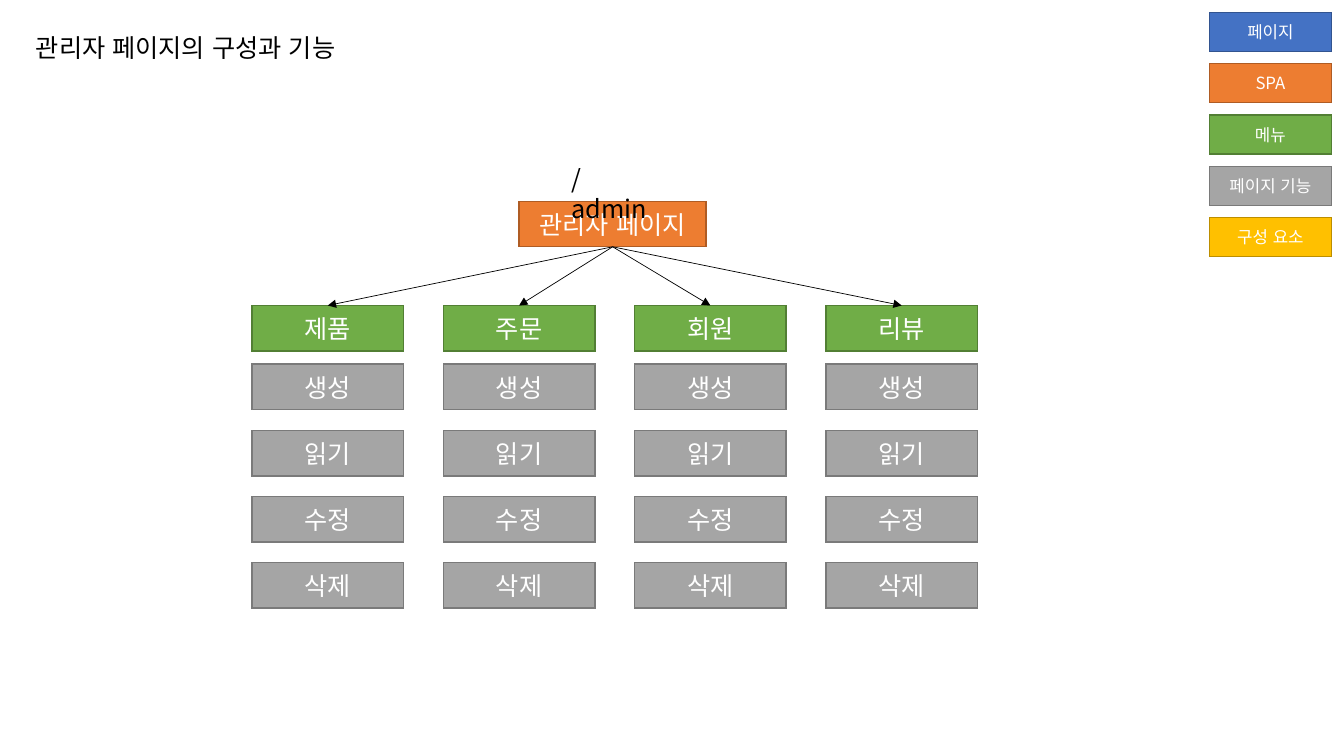
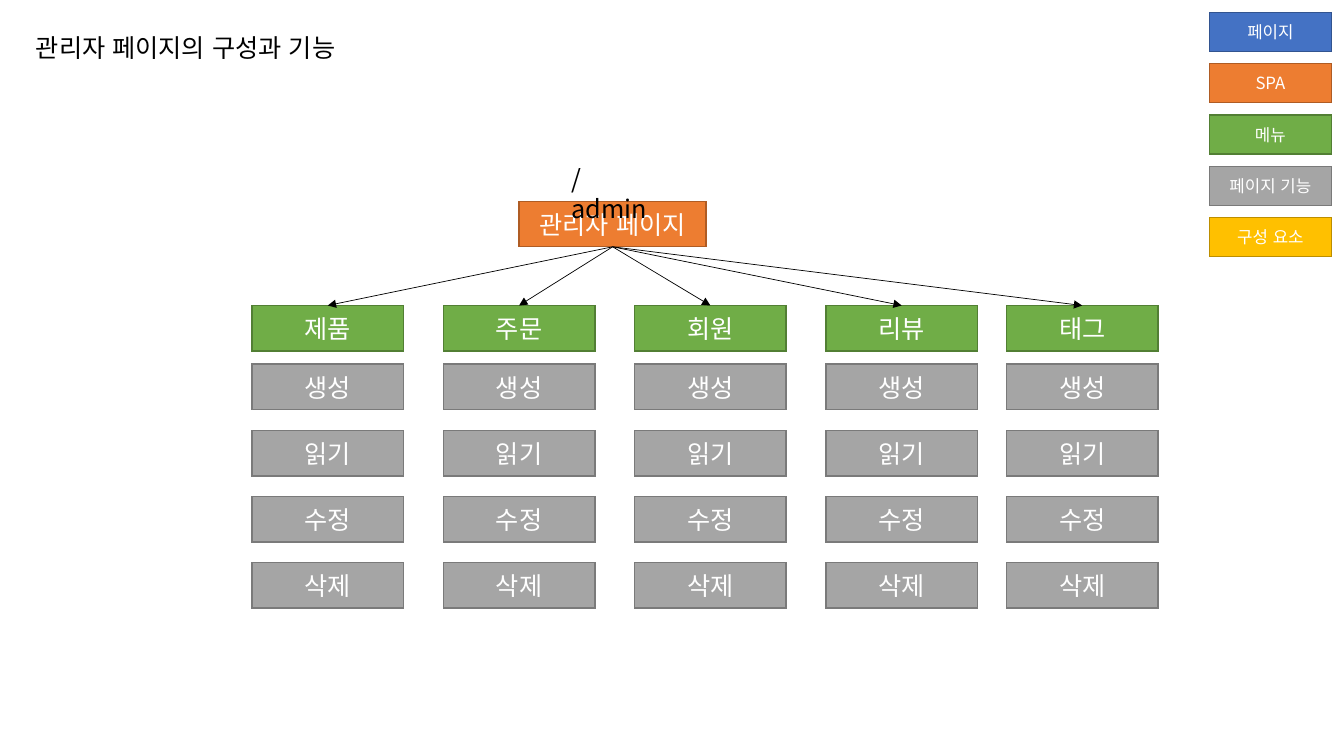
Before and after one commit to jihunz/HiSnack, a slide deck: slide 4 of document/ppt/Hi Snack! 페이지 구성.pptx. Drawn at 1344x756 pixels with LibreOffice and Linux fonts; fonts in the diff are those of the drawing. Boxes give left, top, right and bottom in pixels: in the first picture for what was removed or moved away, otherwise in the second. Text is boxed around its words. In the diff, an @@ line names an element or a change of style, - is before the commit and + after.

Commit message:
docs: 페이지 구성 ppt 수정(태그 페이지)

```diff
--- a/document/ppt/Hi Snack! 페이지 구성.pptx
+++ b/document/ppt/Hi Snack! 페이지 구성.pptx
@@ arrow added from (613, 247) to (1083, 306), #000000 0.5 pt @@
@@ rectangle added at (1006, 306, 1157, 351), fill #70AD47, outline #538035 1 pt, 18 pt, text #FFFFFF @@
+태그
@@ rectangle added at (1006, 364, 1157, 409), fill #A5A5A5, outline #7A7A7A 1 pt, 18 pt, text #FFFFFF @@
+생성
@@ rectangle added at (1006, 431, 1157, 476), fill #A5A5A5, outline #7A7A7A 1 pt, 18 pt, text #FFFFFF @@
+읽기
@@ rectangle added at (1006, 496, 1157, 541), fill #A5A5A5, outline #7A7A7A 1 pt, 18 pt, text #FFFFFF @@
+수정
@@ rectangle added at (1006, 563, 1157, 608), fill #A5A5A5, outline #7A7A7A 1 pt, 18 pt, text #FFFFFF @@
+삭제
```
Also in this commit, not shown: 2 other slides changed, 1 slide removed.
